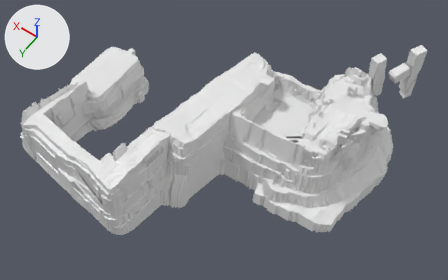
Renders of the FBX model Assets/Models/Environment/Platform4.fbx from each side of a commit.
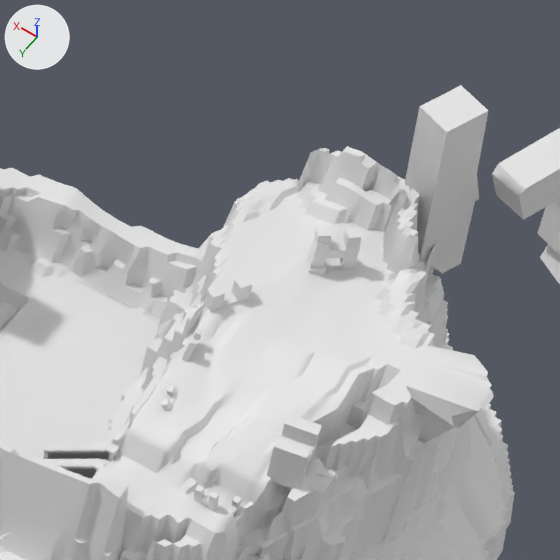
There are two pictures of each version: one whole from a camera (50 mm lens) standing at (-16.0, 497.0, 482.0) and looking at (186.0, 214.0, 37.0), one close up on the part from 62% to 90% of the width and 12% to 58% of the height. The axes (+X, +Y, +Z) are drawn at upper left. The lights are the same throughout. Where no turn or scale is listed for an object, it has been applied to the vertices.

Script lines for the objects in view, before the commit:
```python
me_mesh_004 = bpy.data.meshes.new('Mesh.004')
me_mesh_004.from_pydata(...)  # 7967 vertices, 15496 faces; spans x -51.0..50.0, y -78.0..77.0, z -90.0..0.0
me_mesh_005 = bpy.data.meshes.new('Mesh.005')
me_mesh_005.from_pydata(...)  # 3856 vertices, 7376 faces; spans x -48.8..29.0, y -45.7..51.9, z -62.9..11.3
me_mesh_007 = bpy.data.meshes.new('Mesh.007')
me_mesh_007.from_pydata(...)  # 202 vertices, 123 faces; spans x -21.3..14.0, y -44.0..20.2, z -6.1..20.7
ob_hdecor = bpy.data.objects.new('HDecor', me_mesh_007)
ob_hdecor.location = (108.4, 172.5, 65.8)
ob_ibosspit = bpy.data.objects.new('IBossPit', me_mesh_005)
ob_ibosspit.location = (157.6, 174.1, 62.9)
ob_platform4 = bpy.data.objects.new('Platform4', me_mesh_004)
ob_platform4.location = (105.9, 156.0, 90.1)
# also in view: 'HStairs' at (129.0, 192.0, 56.0); 'BigH' at (86.0, 97.0, 71.0)
```
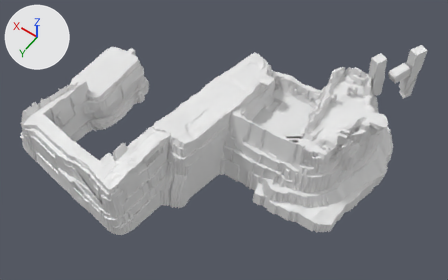
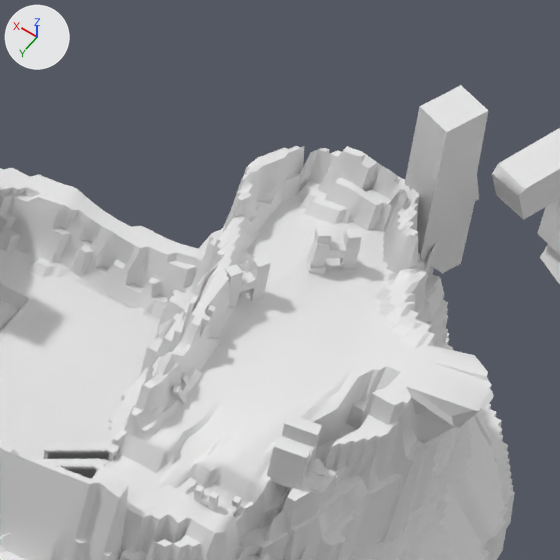
Edits to the scene script, one JSON object a line:
```json
{"block": "me_mesh_004", "where": "# used by ob_platform4; location = (105.9, 156.0, 90.1)"}
{"op": "remove", "block": "me_mesh_004", "code": "me_mesh_004.from_pydata(...)  # 7967 vertices, 15496 faces; spans x -51.0..50.0, y -78.0..77.0, z -90.0..0.0"}
{"op": "add", "block": "me_mesh_004", "code": "me_mesh_004.from_pydata(...)  # 7966 vertices, 15494 faces; spans x -51.0..50.0, y -78.0..77.0, z -90.0..0.0"}
{"block": "me_mesh_004", "change": "me_mesh_004 part 1: 406 vertices moved from x -23.0..25.0, y -39.0..33.0, z -27.0..-12.0 to x -23.0..25.0, y -39.0..33.0, z -26.0..-3.0; 4 vertices removed from x -5.0..7.0, y -3.0..14.0, z -18.0..-13.0; 4 vertices added at x -6.0..7.0, y -3.0..14.0, z -18.0..-14.0"}
{"block": "me_mesh_007", "where": "me_mesh_007.from_pydata(...)  # 202 vertices, 123 faces; spans x -21.3..14.0, y -44.0..20.2, z -6.1..20.7"}
{"block": "me_mesh_007", "where": "# used by ob_hdecor; location = (108.4, 172.5, 65.8)"}
{"block": "me_mesh_007", "change": "me_mesh_007 part 2: the loose piece of 24 vertices spanning x 7.3..14.0, y -23.3..-14.4, z 5.3..15.5 is moved by (-2.1, -2.0, 5.7)"}
{"block": "me_mesh_007", "change": "me_mesh_007 part 3: the loose piece of 24 vertices spanning x 6.9..10.5, y 1.5..7.2, z 1.0..7.0 is moved by (-0.9, -2.0, 2.7)"}
{"block": "me_mesh_007", "change": "me_mesh_007 part 4: the loose piece of 24 vertices spanning x 9.6..12.5, y -9.2..-3.9, z 6.4..12.1 is moved by (-0.8, -2.0, 5.7)"}
```

Where the change shows, as pixel boxes (x1, y1, x2, y2) in the close-ups (560 x 560 px; the box of a moved part takes in the faces that stretch with it):
```json
{"object": "HDecor", "change": "reshaped", "before": [161, 226, 362, 516], "after": [172, 226, 362, 516]}
{"part": 1, "of": "me_mesh_004", "change": "moved or reshaped", "before": [125, 155, 427, 489], "after": [124, 146, 427, 489]}
{"part": 2, "of": "me_mesh_007", "change": "moved or reshaped", "before": [204, 276, 253, 312], "after": [225, 255, 271, 308]}
{"part": 3, "of": "me_mesh_007", "change": "moved or reshaped", "before": [161, 386, 177, 411], "after": [172, 373, 189, 405]}
{"part": 4, "of": "me_mesh_007", "change": "moved or reshaped", "before": [182, 329, 204, 362], "after": [200, 305, 216, 337]}
```
